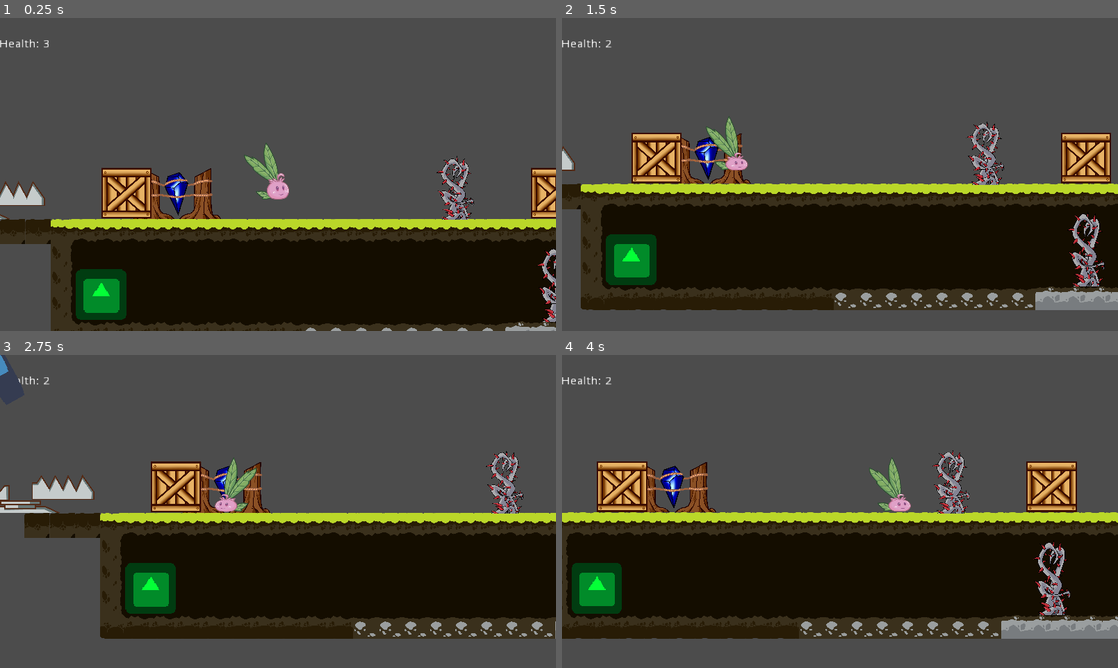
Above: before the commit, frames 1-4 (two rows, left to right).
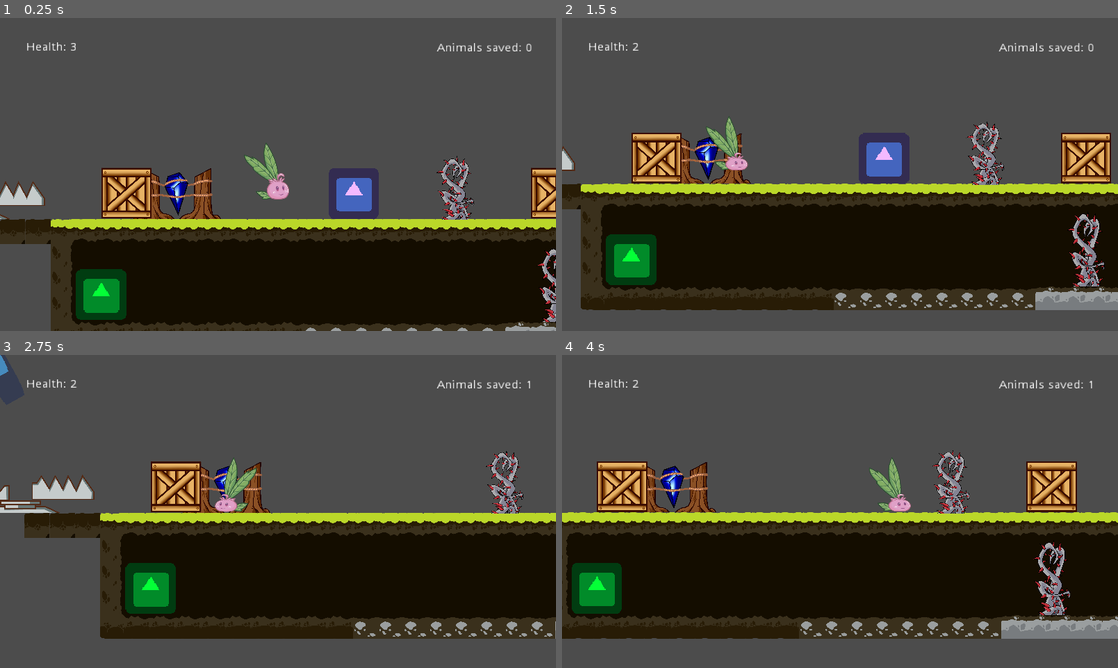
Above: after the commit, the same moments.

Repository: DamianKoch1/OnionsAdventure
Game: Godot game, scene res://Levels/Prototype.tscn
Two runs of this game, one before a commit and one after it. Both use one fixed random seed, a clock stepped at 60 frames per second and the inputs below. The engine's default icon, where the game draws it, is replaced by a stand-in: a white triangle on a blue panel in a dark square.
Inputs:
- Up to frame 1 (0.25 s): no input
- Up to frame 2 (1.5 s): hold Right (ui_right) from 0.53 s (still down); tap E (push) at 0.6, 1.35 s; tap Space (jump) at 0.77 s
- Up to frame 3 (2.75 s): tap Space (jump) at 1.52 s; release Right (ui_right) at 2.03 s; hold Left (ui_left) from 2.03 s (still down); tap E (push) at 2.1 s
- Up to frame 4 (4 s): release Left (ui_left) at 2.78 s; hold Right (ui_right) from 2.78 s (still down); tap E (push) at 2.85, 3.6 s; tap Space (jump) at 3.02, 3.77 s

The runs differ from the first frame. In frame 1, 1.8% of the frame differs, in the area x 0-96%, y 6-65%; in frame 2, 1.8%, in the area x 0-96%, y 6-53%; in frame 3, 0.3%; in frame 4, 0.3%.

Commit message:
added trapped NPCs

Diff:
--- a/Levels/Prototype.tscn
+++ b/Levels/Prototype.tscn
@@ -18,6 +18,7 @@
 [ext_resource path="res://Assets/asset_vine_thorns_1.png" type="Texture" id=16]
 [ext_resource path="res://Enemies/Enemy.tscn" type="PackedScene" id=17]
 [ext_resource path="res://Enemies/FollowingEnemy.tscn" type="PackedScene" id=18]
+[ext_resource path="res://Objects/TrappedNPC/trappedNPC.tscn" type="PackedScene" id=19]
 
 [sub_resource type="Curve2D" id=1]
 
@@ -184,7 +185,7 @@
 
 [node name="Camera" parent="." index="10" instance=ExtResource( 9 )]
 
-position = Vector2( 431.551, 139.594 )
+position = Vector2( 416, 128 )
 scale = Vector2( 1.10689, 0.967083 )
 _sections_unfolded = [ "Transform" ]
 camSpeed = 0.05
@@ -286,6 +287,10 @@
 [node name="FollowingEnemy" parent="." index="23" instance=ExtResource( 18 )]
 
 position = Vector2( 2905.98, -38.6253 )
+
+[node name="trappedNPC" parent="." index="24" instance=ExtResource( 19 )]
+
+position = Vector2( 384, 224 )
 
 
 [editable path="Onion"]
--- /dev/null
+++ b/Objects/TrappedNPC/trappedNPC.gd
@@ -0,0 +1,11 @@
+extends Node2D
+
+var player
+
+func _on_Area2D_body_entered(body):
+	if body.name == "Onion":
+		player = body
+		if Input.is_action_just_pressed("push"):
+			player.NPCsavedCount += 1
+			player.emit_signal("NPCsaved")
+			queue_free()
--- /dev/null
+++ b/Objects/TrappedNPC/trappedNPC.tscn
@@ -0,0 +1,35 @@
+[gd_scene load_steps=4 format=2]
+
+[ext_resource path="res://Objects/TrappedNPC/trappedNPC.gd" type="Script" id=1]
+[ext_resource path="res://icon.png" type="Texture" id=2]
+
+[sub_resource type="RectangleShape2D" id=1]
+
+custom_solver_bias = 0.0
+extents = Vector2( 64, 64 )
+
+[node name="trappedNPC" type="Node2D"]
+
+script = ExtResource( 1 )
+
+[node name="Area2D" type="Area2D" parent="." index="0"]
+
+input_pickable = true
+gravity_vec = Vector2( 0, 1 )
+gravity = 98.0
+linear_damp = 0.1
+angular_damp = 1.0
+audio_bus_override = false
+audio_bus_name = "Master"
+
+[node name="CollisionShape2D" type="CollisionShape2D" parent="Area2D" index="0"]
+
+shape = SubResource( 1 )
+
+[node name="Sprite" type="Sprite" parent="." index="1"]
+
+modulate = Color( 0.959412, 0.726563, 1, 1 )
+texture = ExtResource( 2 )
+_sections_unfolded = [ "Visibility" ]
+
+[connection signal="body_entered" from="Area2D" to="." method="_on_Area2D_body_entered"]
--- a/Player/Camera.gd
+++ b/Player/Camera.gd
@@ -8,7 +8,9 @@
 	if player != null:
 		global_position = player.global_position
 		player.connect("changeHp", self, "updateHp")
+		player.connect("NPCsaved", self, "updateNPCsaved")
 		updateHp()
+		updateNPCsaved()
 
 func _physics_process(delta):
 	if player != null:
@@ -16,4 +18,7 @@
 		global_position.y = lerp(global_position.y, player.global_position.y, camSpeed)
 
 func updateHp():
-	$Label.set_text("Health: "+str(player.health))
+	$HP.set_text("Health: "+str(player.health))
+
+func updateNPCsaved():
+	$NPCsSaved.set_text("Animals saved: "+str(player.NPCsavedCount))
--- a/Player/Camera.tscn
+++ b/Player/Camera.tscn
@@ -4,6 +4,7 @@
 
 [node name="Camera" type="Camera2D"]
 
+position = Vector2( -34.7368, -27.3684 )
 anchor_mode = 1
 rotating = false
 current = true
@@ -29,16 +30,16 @@
 script = ExtResource( 1 )
 camSpeed = 0.1
 
-[node name="Label" type="Label" parent="." index="0"]
+[node name="HP" type="Label" parent="." index="0"]
 
 anchor_left = 0.0
 anchor_top = 0.0
 anchor_right = 0.0
 anchor_bottom = 0.0
-margin_left = -319.0
-margin_top = -177.0
-margin_right = -253.0
-margin_bottom = -163.0
+margin_left = -288.0
+margin_top = -173.0
+margin_right = -222.0
+margin_bottom = -159.0
 rect_pivot_offset = Vector2( 0, 0 )
 rect_clip_content = false
 mouse_filter = 2
@@ -49,3 +50,24 @@
 percent_visible = 1.0
 lines_skipped = 0
 max_lines_visible = -1
+
+[node name="NPCsSaved" type="Label" parent="." index="1"]
+
+anchor_left = 0.0
+anchor_top = 0.0
+anchor_right = 0.0
+anchor_bottom = 0.0
+margin_left = 182.0
+margin_top = -172.0
+margin_right = 279.0
+margin_bottom = -158.0
+rect_pivot_offset = Vector2( 0, 0 )
+rect_clip_content = false
+mouse_filter = 2
+mouse_default_cursor_shape = 0
+size_flags_horizontal = 1
+size_flags_vertical = 4
+text = "Animals saved:"
+percent_visible = 1.0
+lines_skipped = 0
+max_lines_visible = -1
--- a/Player/Player.gd
+++ b/Player/Player.gd
@@ -23,6 +23,9 @@
 signal noHp
 signal loseHp
 signal changeHp
+signal NPCsaved
+
+var NPCsavedCount = 0
 
 func setHealth(newHealth):
 	var oldHealth = health
Not shown: 1 places in Levels/Prototype.tscn that only renumber resources
